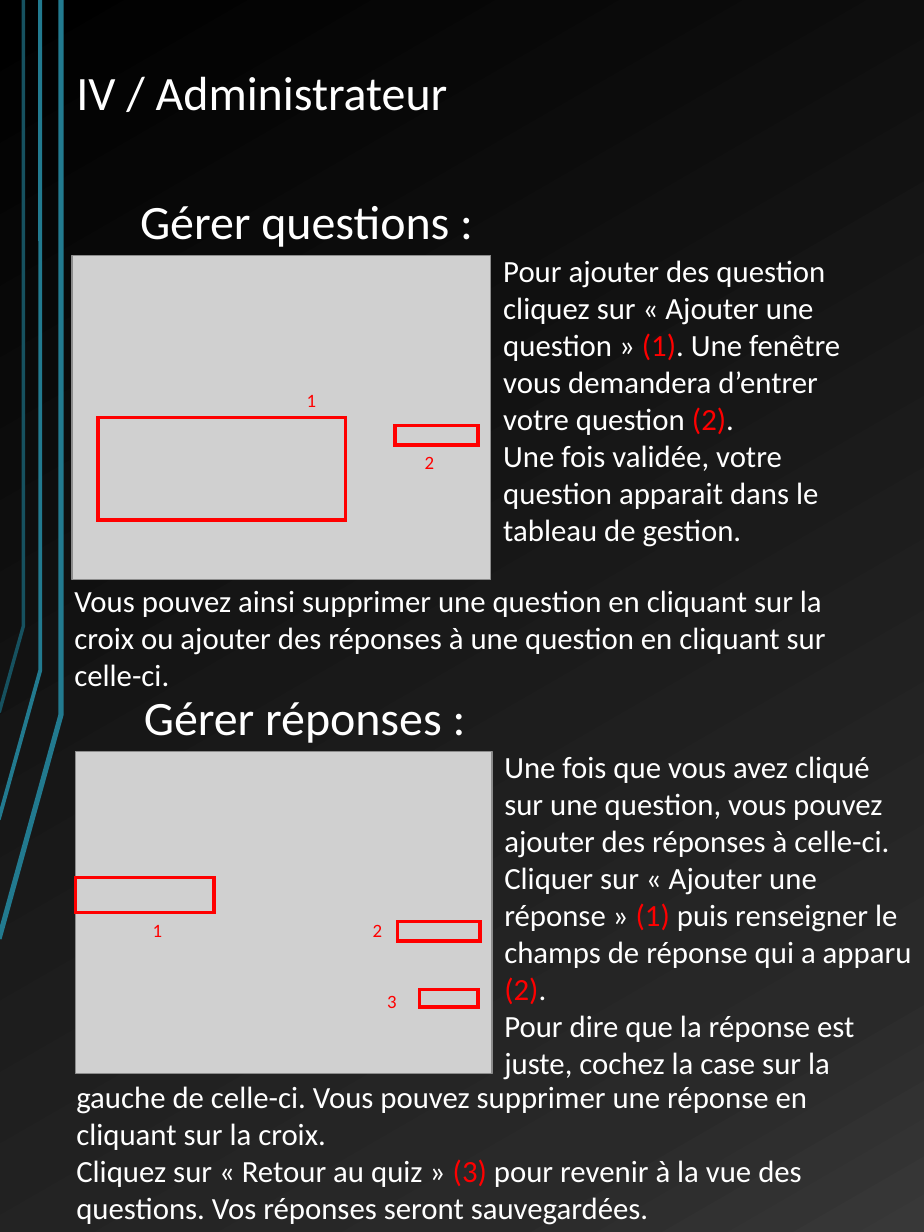
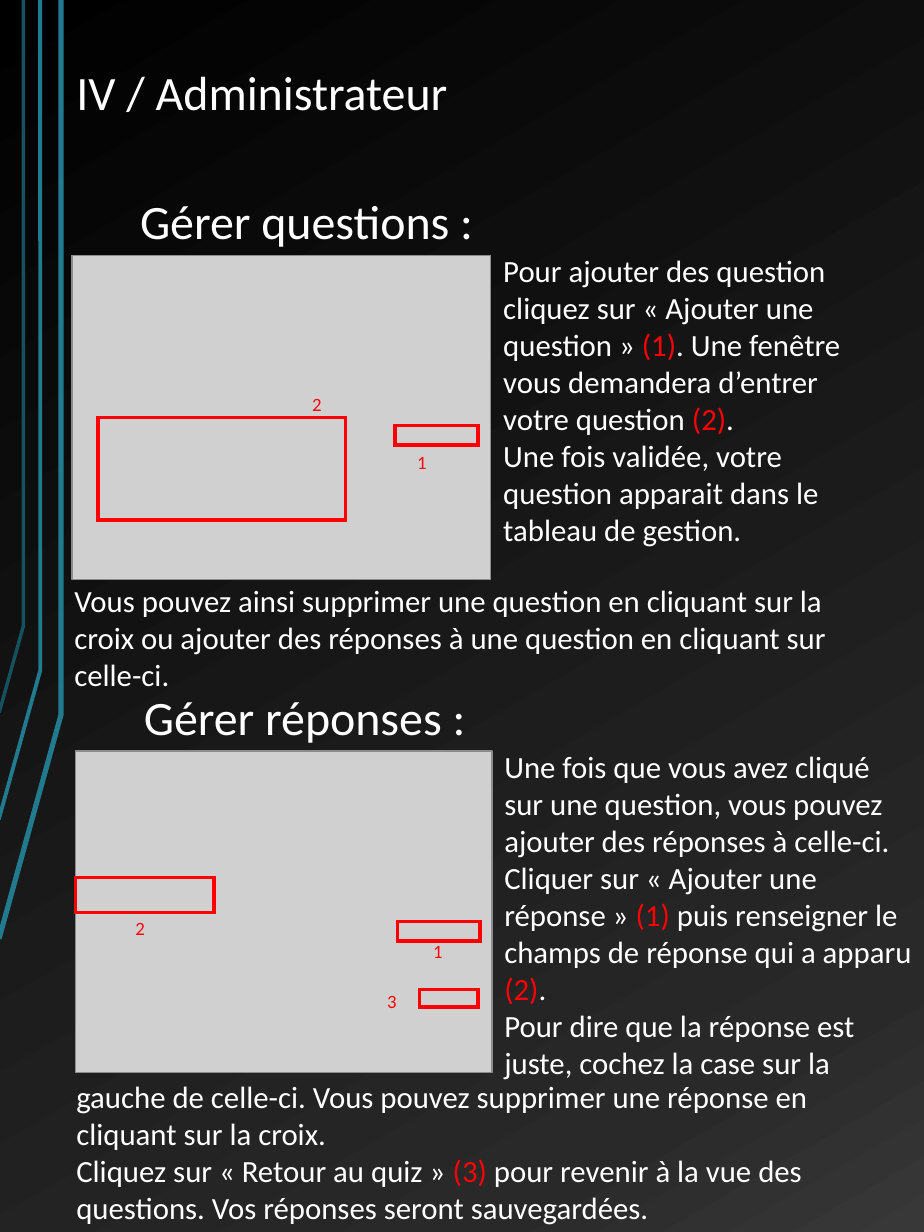
Before and after one commit to LordAlbas/warquiz, a slide deck: slide 9 of Docs/manuel utilisateur WQ.pptx. Drawn at 924x1232 pixels with LibreOffice and Linux fonts; fonts in the diff are those of the drawing; grey boxes stand for pictures. Boxes give left, top, right and bottom in pixels: in the first picture for what was removed or moved away, otherwise in the second. Text is boxed around its words. In the diff, an @@ line names an element or a change of style, - is before the commit and + after.

```diff
--- a/Docs/manuel utilisateur WQ.pptx
+++ b/Docs/manuel utilisateur WQ.pptx
@@ text "2" rewrapped from (x1=425, y1=457, x2=435, y2=469) to (x1=312, y1=399, x2=322, y2=417) @@
@@ text "1" moved from (x1=307, y1=395, x2=317, y2=407) to (x1=417, y1=457, x2=427, y2=469) @@
@@ text "2" moved from (x1=373, y1=925, x2=383, y2=937) to (x1=135, y1=923, x2=145, y2=935) @@
@@ text "1" moved from (x1=153, y1=925, x2=163, y2=937) to (x1=433, y1=946, x2=443, y2=958) @@
```
Also in this commit, not shown: 4 other slides changed, 1 other file.
